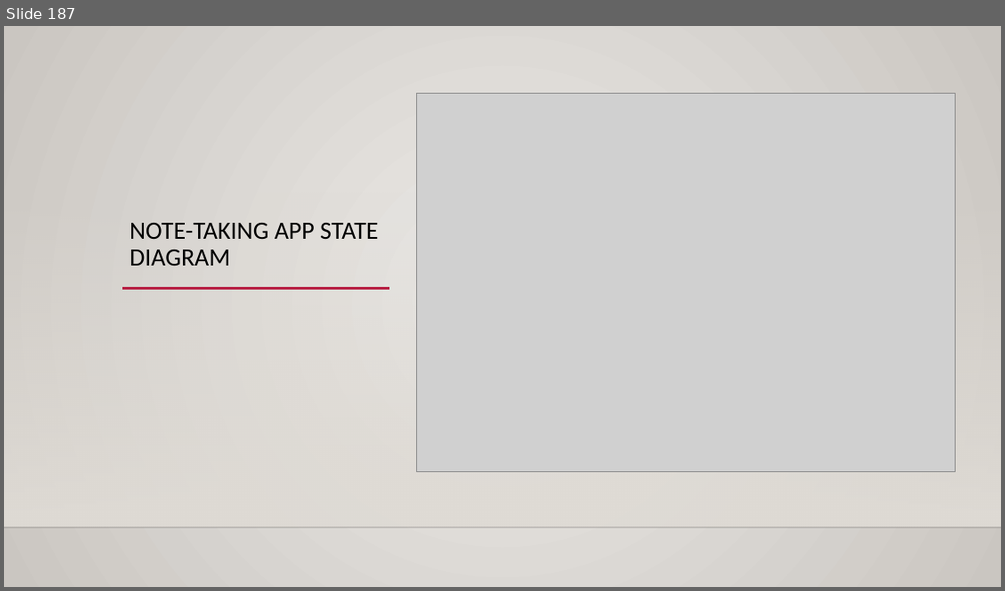
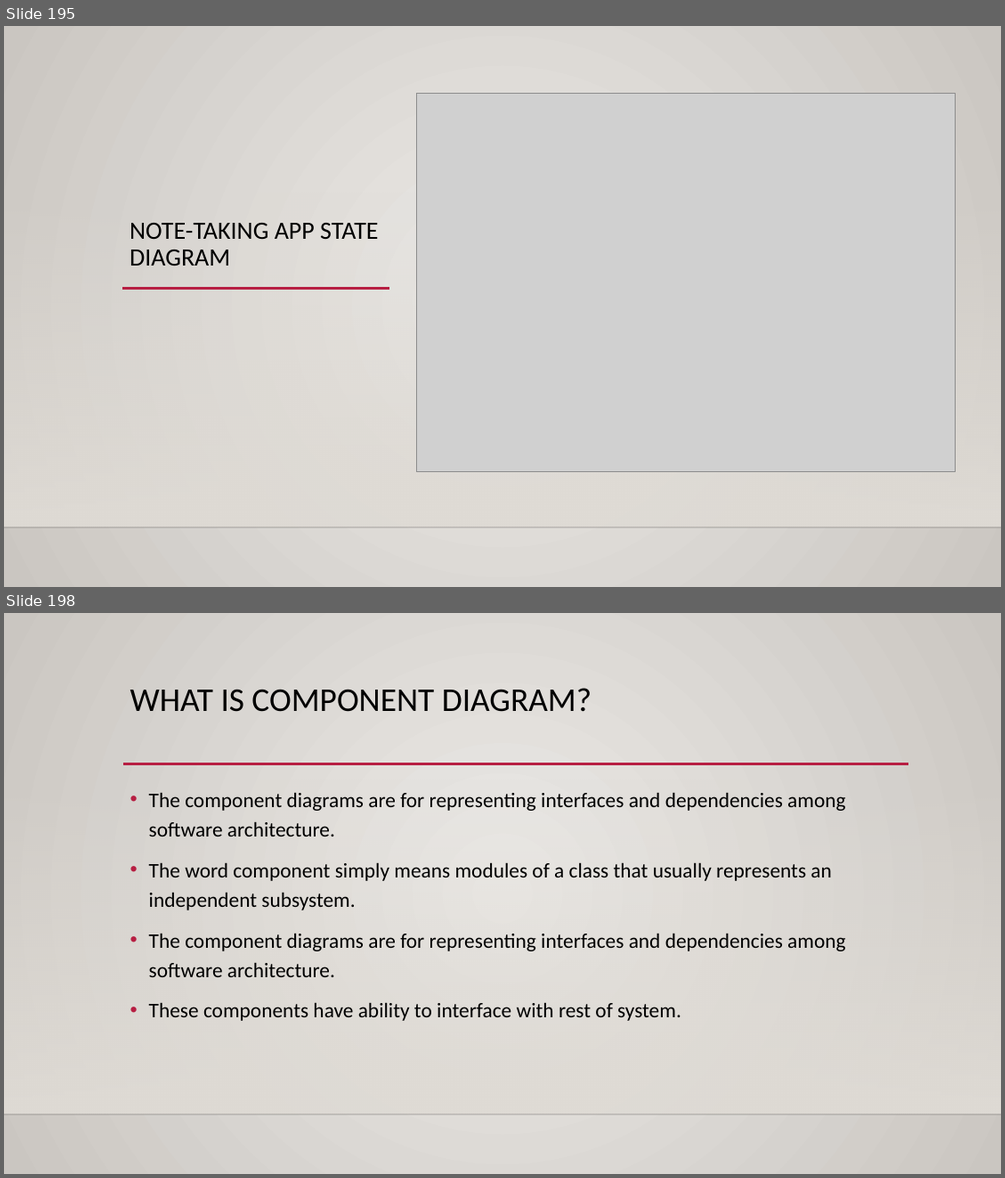
Before and after one commit to joydip-git/siemens-ooad-uml-25thaugust, a slide deck: presentation/OOAD and uml.pptx. Shown one above the other, each under a label of ours: slide 187 before the commit, slides 195 and 198 after it; the slides between them are not shown. The pictures are 1005x591 and 1005x1178 pixels, drawn with LibreOffice and Linux fonts; fonts in the diff are those of the drawing; grey boxes stand for pictures; background and template pictures are left out. Boxes give left, top, right and bottom in pixels: in the first picture for what was removed or moved away, otherwise in the second. Text is boxed around its words. In the diff, an @@ line names an element or a change of style, - is before the commit and + after.

```diff
--- a/presentation/OOAD and uml.pptx
+++ b/presentation/OOAD and uml.pptx
@@ slide 198 added at box(4, 613, 1001, 1174), background gradient #ECEAE7 to #CAC7C1; not listed: 2 template elements that a slide beside it also shows @@
@@ title added at box(130, 688, 591, 712), 32 pt, text #000000 @@
+WHAT IS COMPONENT DIAGRAM?
@@ line added from (123, 764) to (909, 764), #B71E42 2.5 pt @@
@@ text added at box(149, 792, 845, 1021), 20 pt, text #000000 @@
+• The component diagrams are for representing interfaces and dependencies among software architecture.
+• The word component simply means modules of a class that usually represents an independent subsystem.
+• The component diagrams are for representing interfaces and dependencies among software architecture.
+• These components have ability to interface with rest of system.
@@ what was slide 187 is now slide 195 @@
```
Also in this commit, not shown: 19 other slides added.
